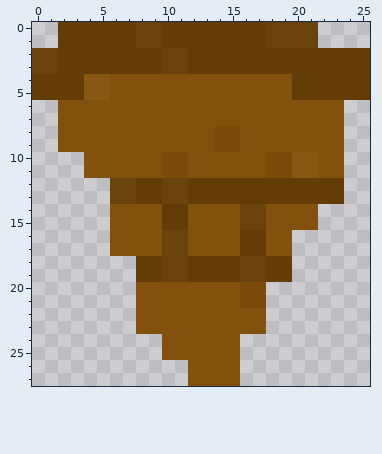
Pixel-art sprite, stored at assets/objects/archaeologyFragment2.png. That is the earlier state.
The file is 26x28 pixels. Colours within 5 levels of each other are drawn and written as one.
New version:
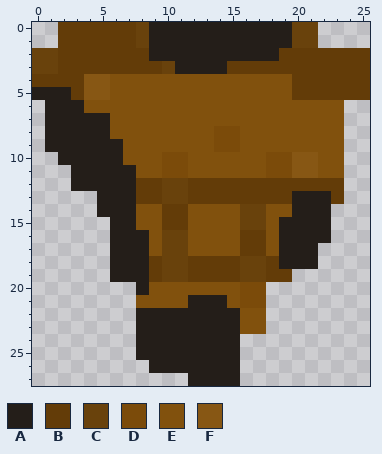
Palette (. is transparent): A #241e19  B #633c08  C #69420c  D #7b4b0a  E #81510d  F #875714
From old to new:
{"y":0,"x":9,"old":"CBBBBBBBBCC","new":"AAAAAAAAAAA"}
{"y":1,"x":9,"old":"CBBBBBBBBCC","new":"AAAAAAAAAAA"}
{"y":2,"x":9,"old":"BCCBBBBBBB","new":"AAAAAAAAAA"}
{"y":3,"x":11,"old":"CBBB","new":"AAAA"}
{"y":5,"x":0,"old":"BBB","new":"AAA"}
{"y":6,"x":1,"old":".EE","new":"AAA"}
{"y":7,"x":1,"old":".EEEE","new":"AAAAA"}
{"y":8,"x":1,"old":".EEEE","new":"AAAAA"}
{"y":9,"x":1,"old":".EEEEE","new":"AAAAAA"}
{"y":10,"x":2,"old":"..EEE","new":"AAAAA"}
{"y":11,"x":3,"old":".EEEE","new":"AAAAA"}
{"y":12,"x":3,"old":"...CC","new":"AAAAA"}
{"y":13,"x":5,"old":".CC","new":"AAA"}
{"y":13,"x":20,"old":"BBB","new":"AAA"}
{"y":14,"x":5,"old":".EE","new":"AAA"}
{"y":14,"x":20,"old":"EE.","new":"AAA"}
{"y":15,"x":6,"old":"EE","new":"AA"}
{"y":15,"x":19,"old":"EEE.","new":"AAAA"}
{"y":16,"x":6,"old":"EEE","new":"AAA"}
{"y":16,"x":19,"old":"E...","new":"AAAA"}
{"y":17,"x":6,"old":"EEE","new":"AAA"}
{"y":17,"x":19,"old":"E..","new":"AAA"}
{"y":18,"x":6,"old":"..B","new":"AAA"}
{"y":18,"x":19,"old":"B..","new":"AAA"}
{"y":19,"x":6,"old":"..B","new":"AAA"}
{"y":20,"x":8,"old":"E","new":"A"}
{"y":21,"x":12,"old":"EEE","new":"AAA"}
{"y":22,"x":8,"old":"EEEEEEEE","new":"AAAAAAAA"}
{"y":23,"x":8,"old":"EEEEEEEE","new":"AAAAAAAA"}
{"y":24,"x":8,"old":"..EEEEEE","new":"AAAAAAAA"}
{"y":25,"x":8,"old":"..EEEEEE","new":"AAAAAAAA"}
{"y":26,"x":9,"old":"...EEEE","new":"AAAAAAA"}
{"y":27,"x":12,"old":"EEEE","new":"AAAA"}
{"label":"changed","picture_box":[149,22,292,74]}
{"label":"changed","picture_box":[32,87,331,386]}
